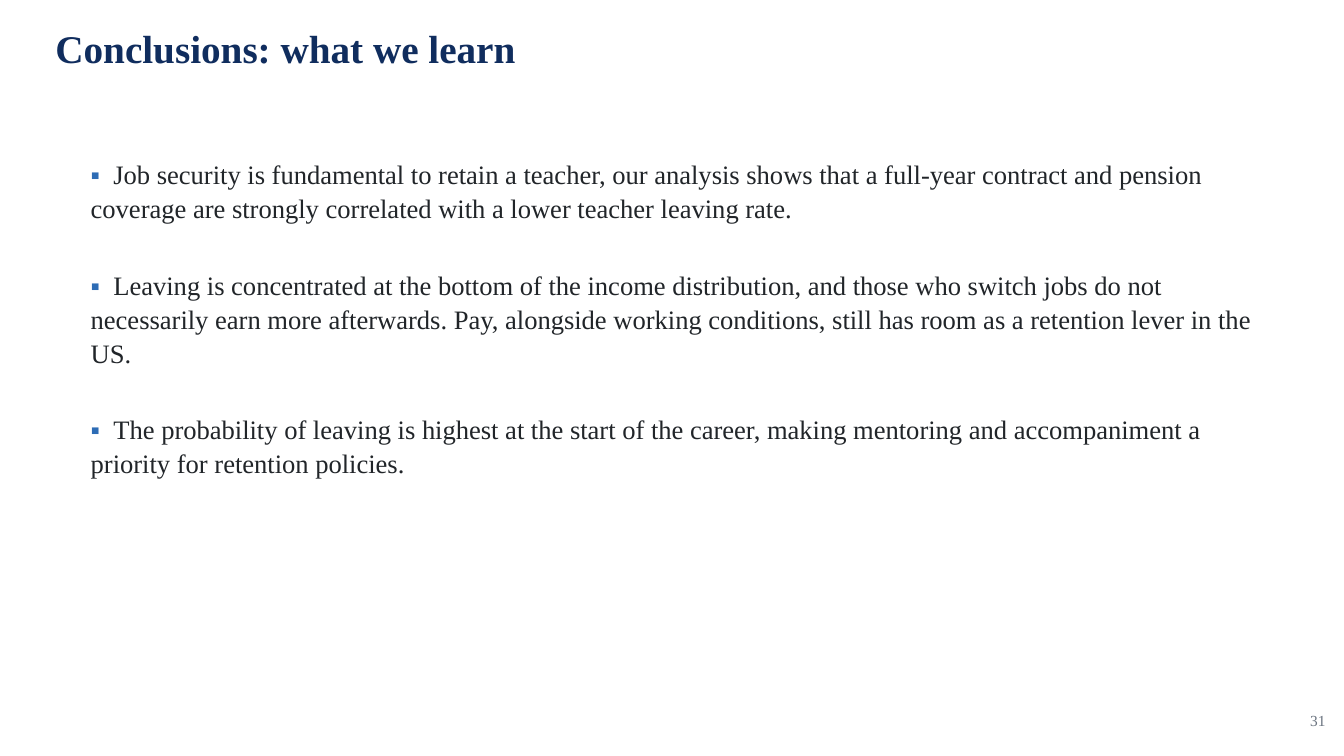
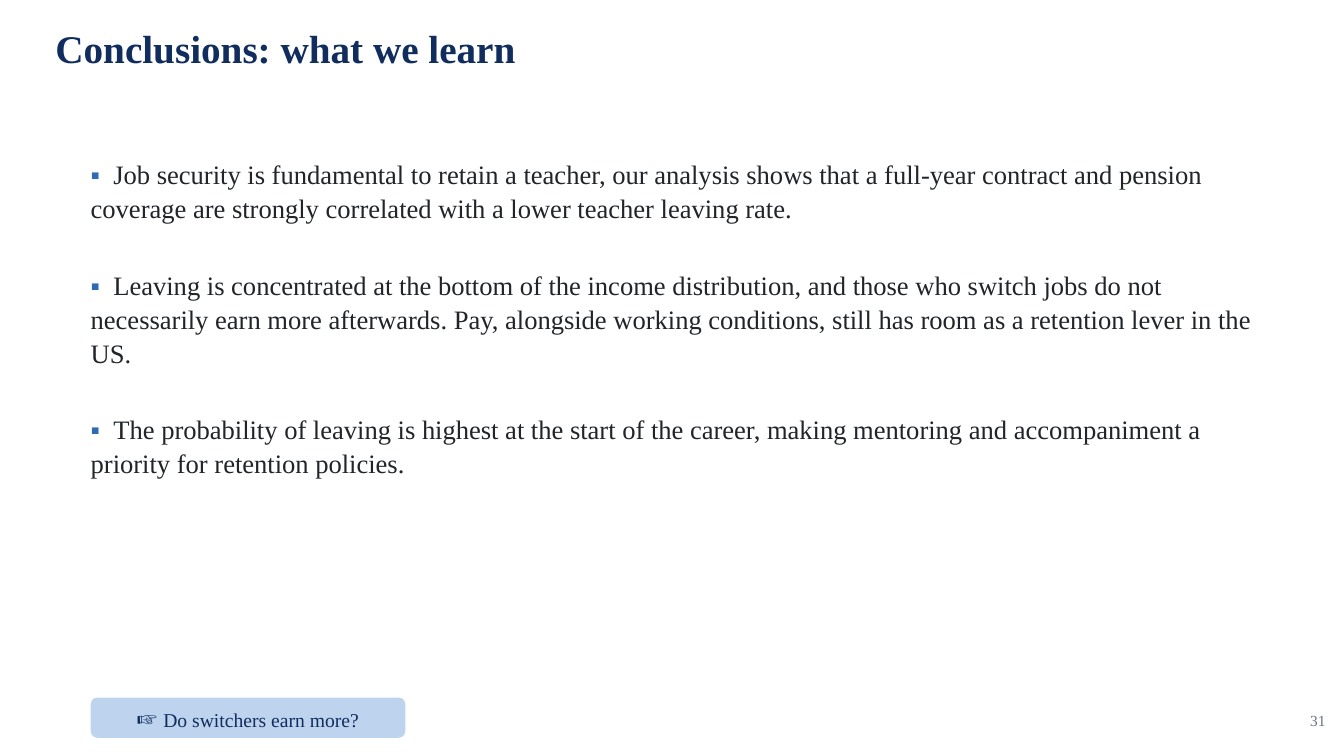
Before and after one commit to jedr1-ship-it/Alternative-Pathways----Quant, a slide deck: slide 31 of report/data_cluster/Proyect_US_cluster.pptx. Drawn at 1344x756 pixels with LibreOffice and Linux fonts; fonts in the diff are those of the drawing. Boxes give left, top, right and bottom in pixels: in the first picture for what was removed or moved away, otherwise in the second. Text is boxed around its words. In the diff, an @@ line names an element or a change of style, - is before the commit and + after.

```diff
--- a/report/data_cluster/Proyect_US_cluster.pptx
+++ b/report/data_cluster/Proyect_US_cluster.pptx
@@ rounded rectangle added at bbox=[91, 698, 405, 738], fill #BED3EE, 14 pt, text #102D5E @@
+☞ Do switchers earn more?
```
Also in this commit, not shown: 6 other slides changed, 1 slide added, 6 other files.
